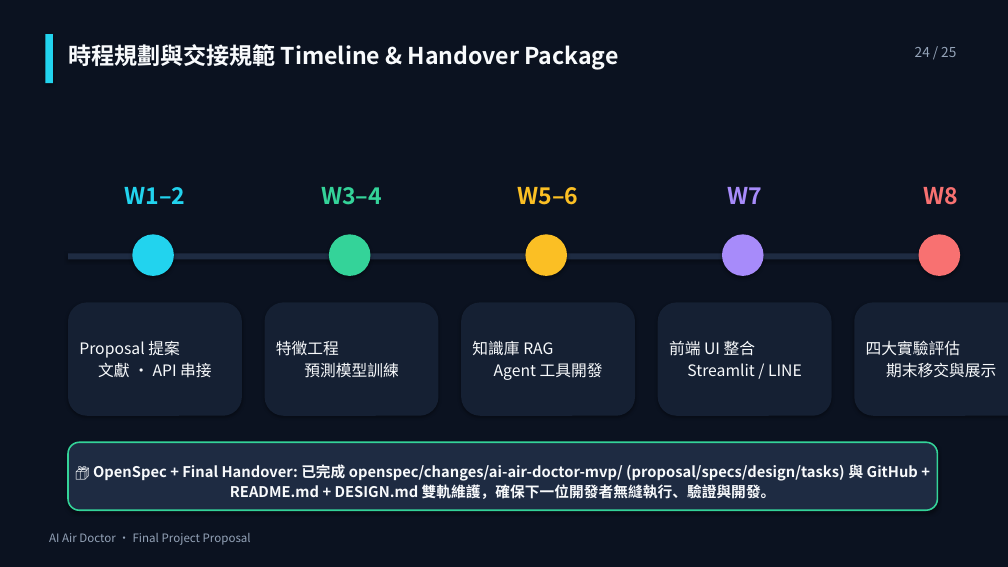
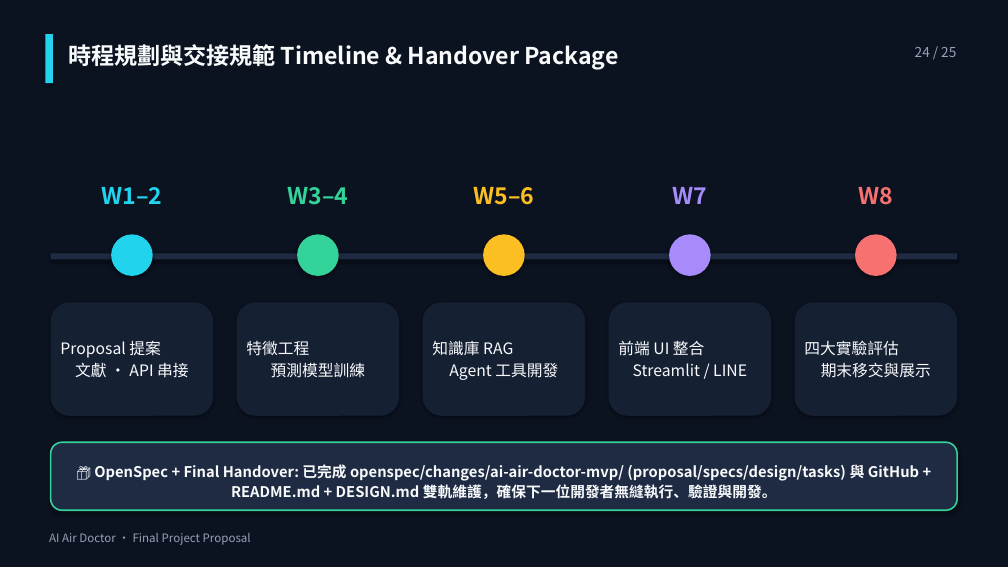
Before and after one commit to ajidohf9/DIC3_Proposal_Refactor_OpenSpec, a slide deck: slide 24 of docs/Proposal_AI_Air_Doctor.pptx. Drawn at 1008x567 pixels with LibreOffice and Linux fonts; fonts in the diff are those of the drawing. Boxes give left, top, right and bottom in pixels: in the first picture for what was removed or moved away, otherwise in the second. Text is boxed around its words. In the diff, an @@ line names an element or a change of style, - is before the commit and + after.

Commit message:
Fix Slide 24 cutoff, PPTX typo/wraps, DOCX code table width, and OpenSpec RAG spec parity

```diff
--- a/docs/Proposal_AI_Air_Doctor.pptx
+++ b/docs/Proposal_AI_Air_Doctor.pptx
@@ text "W1–2" moved from (x1=125, y1=187, x2=186, y2=204) to (x1=102, y1=187, x2=163, y2=204) @@
@@ text "W3–4" moved from (x1=321, y1=187, x2=382, y2=205) to (x1=287, y1=187, x2=348, y2=205) @@
@@ text "W5–6" moved from (x1=518, y1=187, x2=579, y2=205) to (x1=473, y1=187, x2=534, y2=205) @@
@@ text "W7" moved from (x1=727, y1=187, x2=762, y2=204) to (x1=673, y1=187, x2=708, y2=204) @@
@@ text "W8" moved from (x1=924, y1=187, x2=959, y2=205) to (x1=858, y1=187, x2=893, y2=205) @@
@@ ellipse moved from (x1=132, y1=234, x2=174, y2=276) to (x1=111, y1=234, x2=153, y2=276) @@
@@ ellipse moved from (x1=329, y1=234, x2=371, y2=276) to (x1=297, y1=234, x2=339, y2=276) @@
@@ ellipse moved from (x1=526, y1=234, x2=567, y2=276) to (x1=483, y1=234, x2=525, y2=276) @@
@@ ellipse moved from (x1=722, y1=234, x2=764, y2=276) to (x1=669, y1=234, x2=711, y2=276) @@
@@ ellipse moved from (x1=919, y1=234, x2=960, y2=276) to (x1=855, y1=234, x2=897, y2=276) @@
@@ rectangle resized from (x1=68, y1=253, x2=938, y2=259) to (x1=51, y1=253, x2=957, y2=259) @@
@@ rounded rectangle resized from (x1=68, y1=302, x2=242, y2=416) to (x1=51, y1=302, x2=213, y2=416) @@
@@ text "Proposal 提案 文獻 · API ..." rewrapped from (x1=79, y1=341, x2=211, y2=378) to (x1=60, y1=341, x2=188, y2=378) @@
@@ rounded rectangle resized from (x1=265, y1=302, x2=439, y2=416) to (x1=237, y1=302, x2=399, y2=416) @@
@@ text "特徵工程 預測模型訓練" moved from (x1=276, y1=340, x2=398, y2=378) to (x1=246, y1=341, x2=365, y2=378) @@
@@ rounded rectangle resized from (x1=461, y1=302, x2=635, y2=416) to (x1=423, y1=302, x2=585, y2=416) @@
@@ text "知識庫 RAG Agent 工具開發" rewrapped from (x1=472, y1=341, x2=603, y2=380) to (x1=432, y1=341, x2=558, y2=380) @@
@@ rounded rectangle resized from (x1=658, y1=302, x2=832, y2=416) to (x1=609, y1=302, x2=771, y2=416) @@
@@ text "前端 UI 整合 Streamlit / ..." rewrapped from (x1=669, y1=341, x2=802, y2=376) to (x1=618, y1=341, x2=747, y2=376) @@
@@ rounded rectangle resized from (x1=854, y1=302, x2=1008, y2=416) to (x1=795, y1=302, x2=957, y2=416) @@
@@ text "四大實驗評估 期末移交與展示" moved from (x1=866, y1=340, x2=996, y2=378) to (x1=804, y1=340, x2=931, y2=378) @@
@@ rounded rectangle resized from (x1=68, y1=442, x2=938, y2=510) to (x1=51, y1=442, x2=957, y2=510) @@
```
Also in this commit, not shown: 5 other slides changed, 6 other files.
